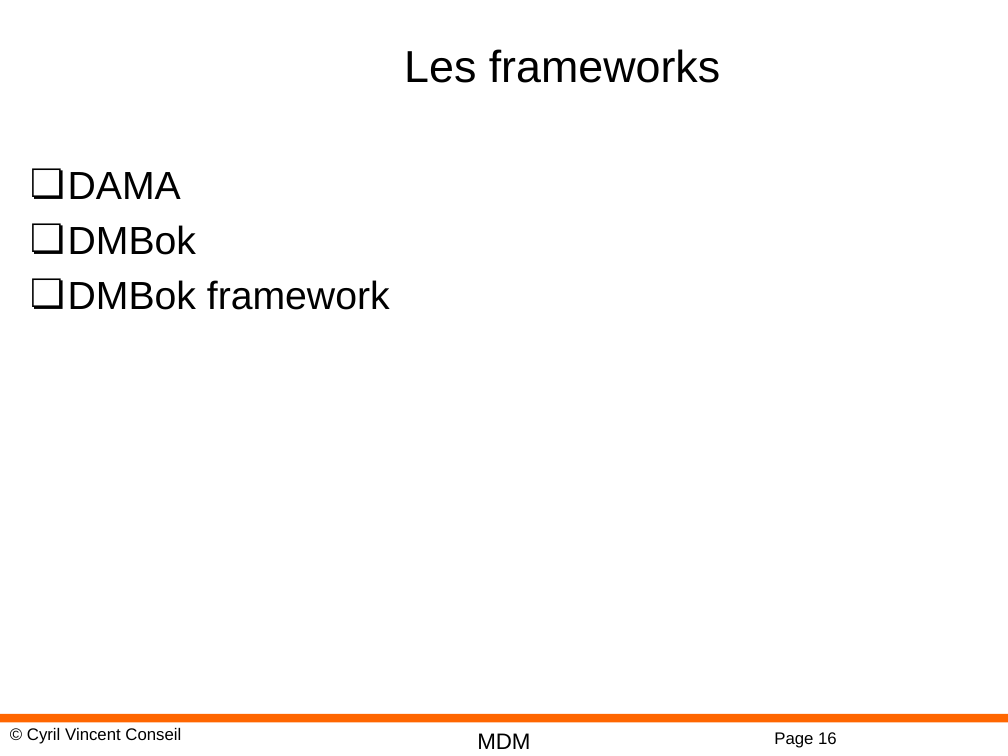
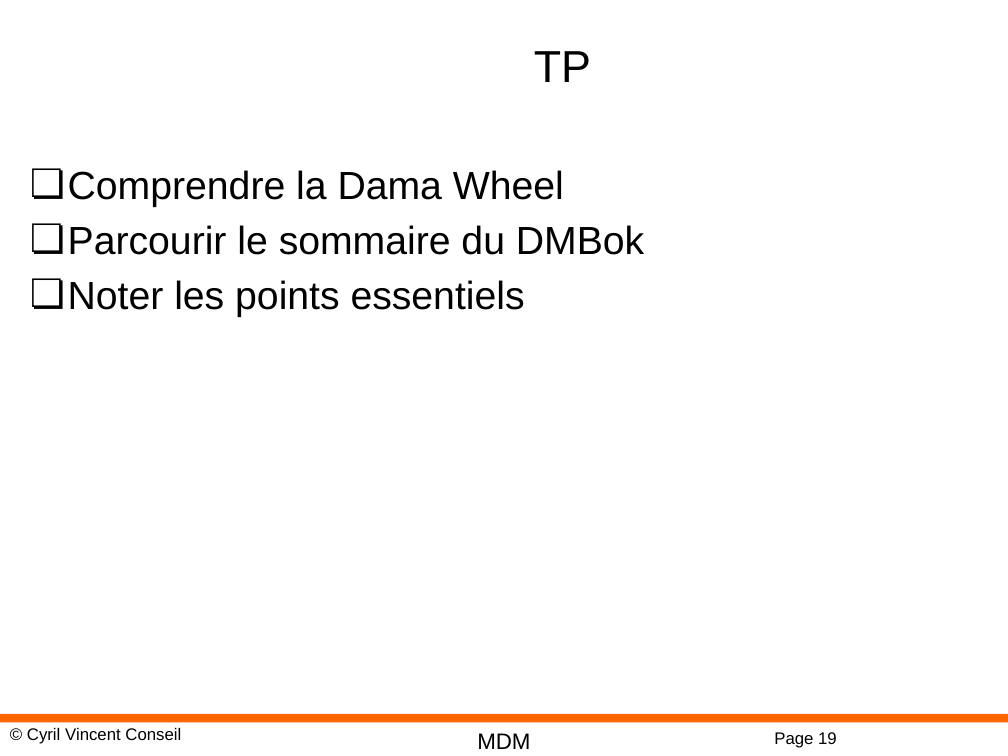
Before and after one commit to cyrilvincent/mdm, a slide deck: slide 19 of DM02-DataManagement.pptx (slide 16 before the commit). Drawn at 1008x756 pixels with LibreOffice and Linux fonts; fonts in the diff are those of the drawing; background and template pictures are left out. Boxes give left, top, right and bottom in pixels: in the first picture for what was removed or moved away, otherwise in the second. Text is boxed around its words. In the diff, an @@ line names an element or a change of style, - is before the commit and + after.

```diff
--- a/DM02-DataManagement.pptx
+++ b/DM02-DataManagement.pptx
@@ title at box(534, 51, 591, 82): text changed @@
-Les frameworks
+TP
@@ text at box(68, 170, 644, 317): text changed @@
-❏ DAMA
-❏ DMBok
-❏ DMBok framework
+❏ Comprendre la Dama Wheel
+❏ Parcourir le sommaire du DMBok
+❏ Noter les points essentiels
@@ page number at box(774, 732, 837, 748): text changed @@
-Page 16
+Page 19
```
Also in this commit, not shown: 3 other slides changed, 2 slides removed, 12 other files.
